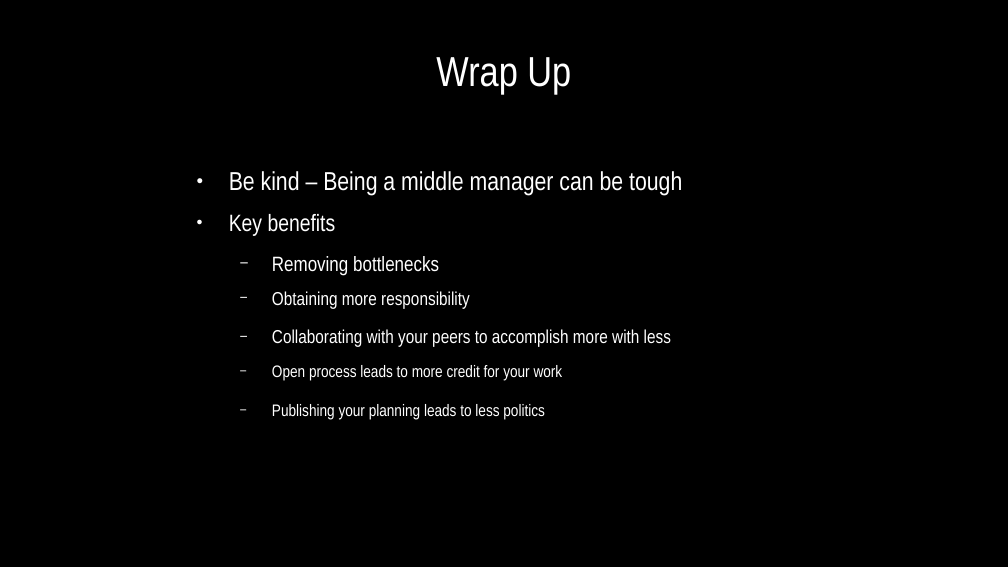
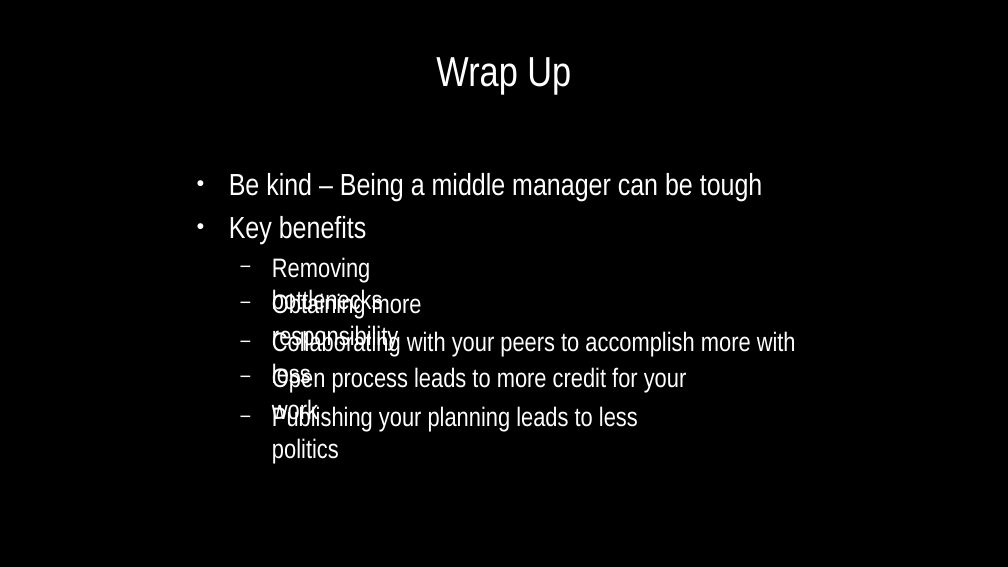
Before and after one commit to InnerSourceCommons/InnerSourceLearningPath, a slide deck: slide 15 of assets/segment-04-po/PO Video Slides.odp. Drawn at 1008x567 pixels with LibreOffice and Linux fonts; fonts in the diff are those of the drawing; background and template pictures are left out. Boxes give left, top, right and bottom in pixels: in the first picture for what was removed or moved away, otherwise in the second. Text is boxed around its words. In the diff, an @@ line names an element or a change of style, - is before the commit and + after.

```diff
--- a/assets/segment-04-po/PO Video Slides.odp
+++ b/assets/segment-04-po/PO Video Slides.odp
@@ text "Be kind – Being a ..." at (229, 173, 763, 200): size 20.4 to 24 pt @@
@@ text "Key benefits" at (229, 216, 367, 243): size 18.6 to 24 pt @@
@@ text "Removing bottlenecks" at (272, 257, 383, 314): size 16.3 to 21 pt @@
@@ text "Obtaining more responsibility" at (272, 292, 422, 350): size 14.7 to 21 pt @@
@@ text "Collaborating with your peers to ..." at (272, 331, 796, 388): size 14.7 to 21 pt @@
@@ text "Open process leads to more ..." at (272, 366, 686, 424): size 13.1 to 21 pt @@
@@ text "Publishing your planning leads to ..." at (272, 405, 638, 463): size 13.1 to 21 pt @@
```
Also in this commit, not shown: 9 other slides changed, 6 other files.
